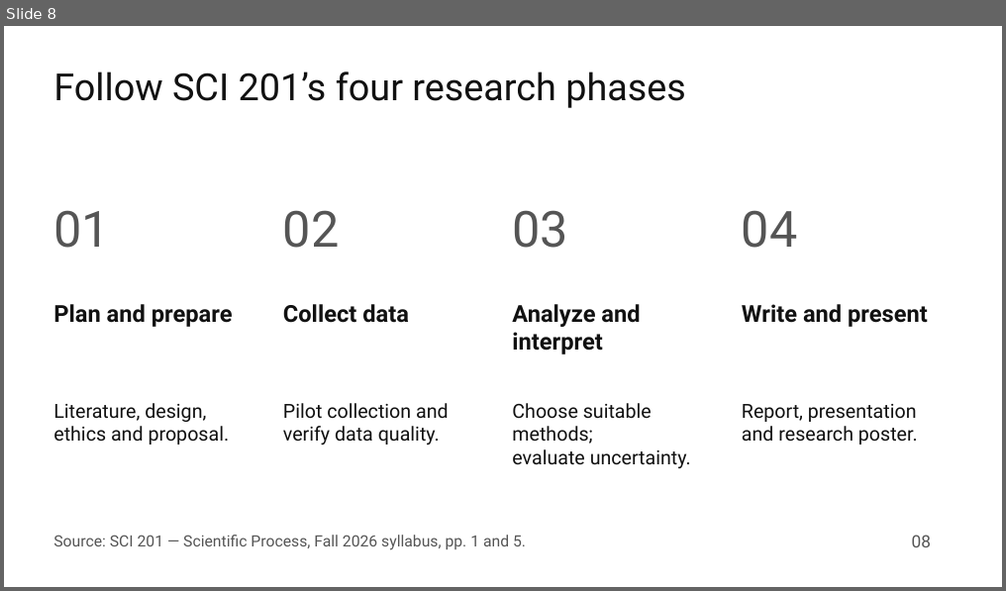
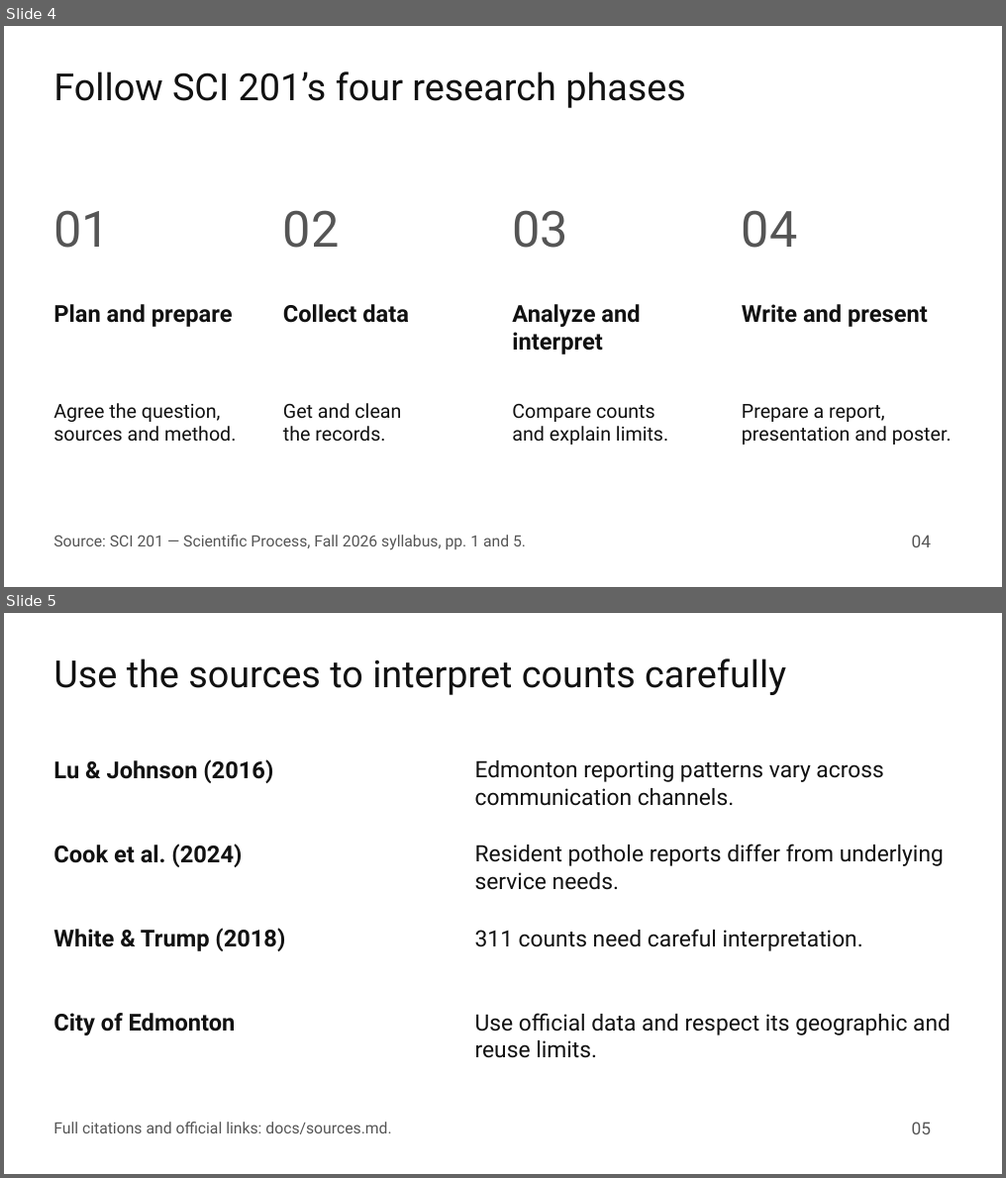
Before and after one commit to kalebpham/DataBridge, a slide deck: reports/proposal-presentation.pptx. Shown one above the other, each under a label of ours: slide 8 before the commit, slides 4 and 5 after it. The pictures are 1006x591 and 1006x1178 pixels, drawn with LibreOffice and Linux fonts; fonts in the diff are those of the drawing. Boxes give left, top, right and bottom in pixels: in the first picture for what was removed or moved away, otherwise in the second. Text is boxed around its words. In the diff, an @@ line names an element or a change of style, - is before the commit and + after.

Commit message:
docs: simplify the pilot to one question and a short research plan

```diff
--- a/reports/proposal-presentation.pptx
+++ b/reports/proposal-presentation.pptx
@@ slide 5 added at [4, 613, 1002, 1174], background #FFFFFF @@
@@ text added at [54, 659, 786, 695], 36 pt, text #111111 @@
+Use the sources to interpret counts carefully
@@ text added at [54, 760, 273, 783], 22.5 pt, text #111111, bold @@
+Lu & Johnson (2016)
@@ text added at [475, 761, 883, 806], 21.8 pt, text #111111 @@
+Edmonton reporting patterns vary across communication channels.
@@ text added at [54, 844, 242, 867], 22.5 pt, text #111111, bold @@
+Cook et al. (2024)
@@ text added at [475, 844, 944, 890], 21.8 pt, text #111111 @@
+Resident pothole reports differ from underlying service needs.
@@ text added at [54, 928, 285, 952], 22.5 pt, text #111111, bold @@
+White & Trump (2018)
@@ text added at [475, 929, 863, 952], 21.8 pt, text #111111 @@
+311 counts need careful interpretation.
@@ text added at [54, 1013, 236, 1036], 22.5 pt, text #111111, bold @@
+City of Edmonton
@@ text added at [475, 1013, 950, 1059], 21.8 pt, text #111111 @@
+Use official data and respect its geographic and reuse limits.
@@ text added at [54, 1122, 391, 1135], 15 pt, text #555555 @@
+Full citations and official links: docs/sources.md.
@@ text added at [912, 1122, 931, 1135], 16.5 pt, text #555555 @@
+05
@@ what was slide 8 is now slide 4 @@
@@ slide 4 changed as well @@
@@ text at [54, 403, 236, 442]: text changed @@
-Literature, design,
-ethics and proposal.
+Agree the question,
+sources and method.
@@ text at [283, 403, 401, 442]: text changed @@
-Pilot collection and
-verify data quality.
+Get and clean
+the records.
@@ text at [512, 404, 668, 445]: text changed @@
-Choose suitable methods;
-evaluate uncertainty.
+Compare counts
+and explain limits.
@@ text at [742, 404, 951, 445]: text changed @@
-Report, presentation
-and research poster.
+Prepare a report,
+presentation and poster.
@@ text at [912, 535, 931, 548]: text changed @@
-08
+04
```
Also in this commit, not shown: 4 other slides added, 10 slides removed, 8 other files.
